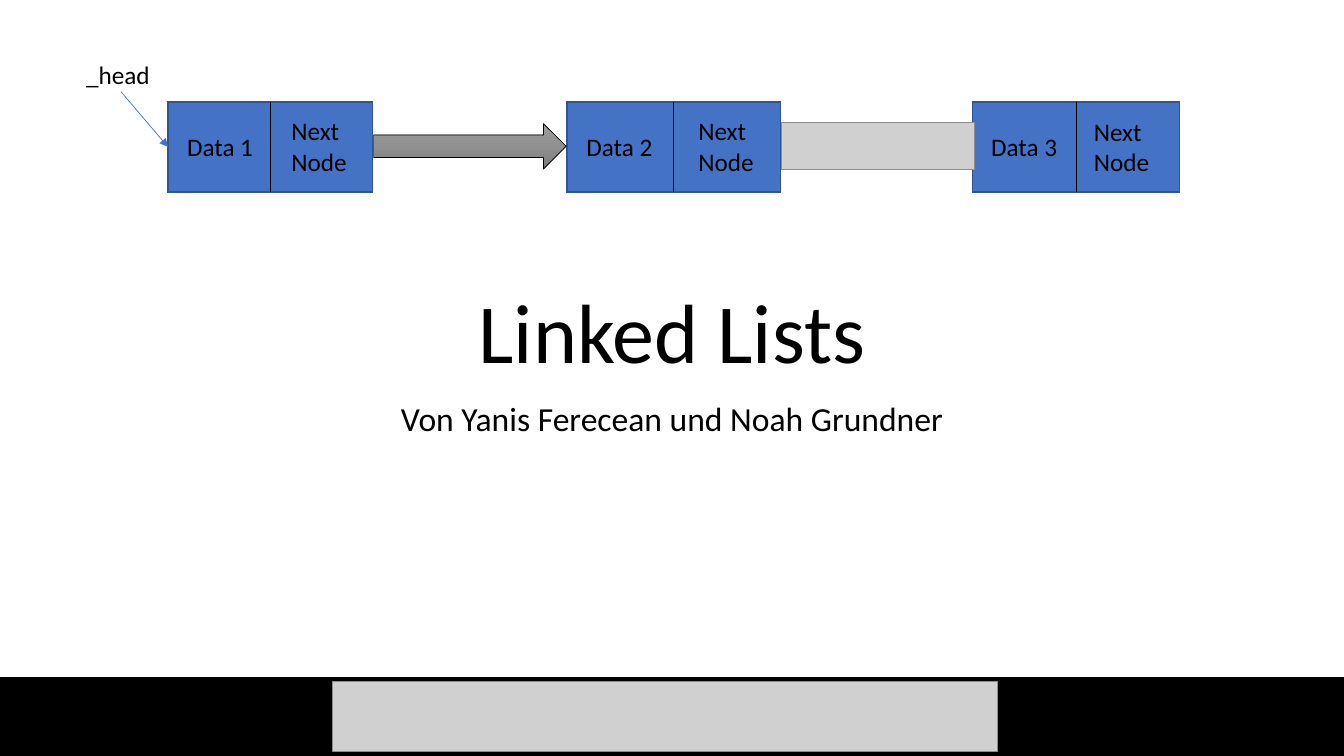
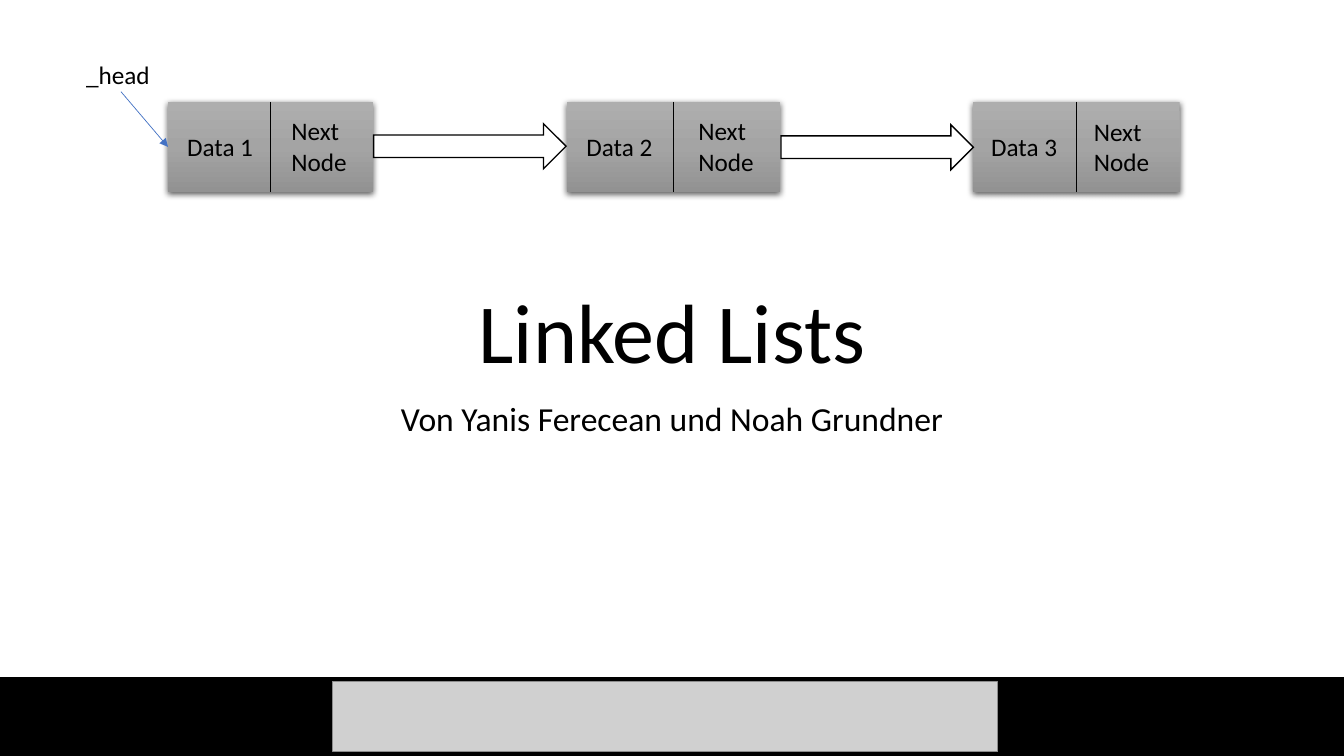
Before and after one commit to Noah274/Grundner-Ferecean-Linked-List-2022, a slide deck: slide 1 of Linked_List.pptx. Drawn at 1344x756 pixels with LibreOffice and Linux fonts; fonts in the diff are those of the drawing; grey boxes stand for pictures. Boxes give left, top, right and bottom in pixels: in the first picture for what was removed or moved away, otherwise in the second. Text is boxed around its words. In the diff, an @@ line names an element or a change of style, - is before the commit and + after.

Commit message:
added more content to the powerpoint and a screenshot of the init of a node

```diff
--- a/Linked_List.pptx
+++ b/Linked_List.pptx
@@ fill #4472C4 to gradient #AFAFAF to #A5A5A5 to #939393; outline #325491 1 pt to none; shadow on in 3 elements at box(168, 102, 373, 192), box(567, 102, 780, 192), box(973, 102, 1180, 192) @@
@@ right arrow at box(374, 124, 567, 169): fill gradient #9D9D9D to #909090 to #7C7C7C to #FFFFFF; outline #000000 0.5 pt to #000000 1 pt @@
@@ picture removed at box(781, 123, 975, 170) @@
@@ right arrow added at box(781, 125, 974, 170), fill #FFFFFF, outline #000000 1 pt @@
```
Also in this commit, not shown: 2 other slides changed, 1 slide added.
